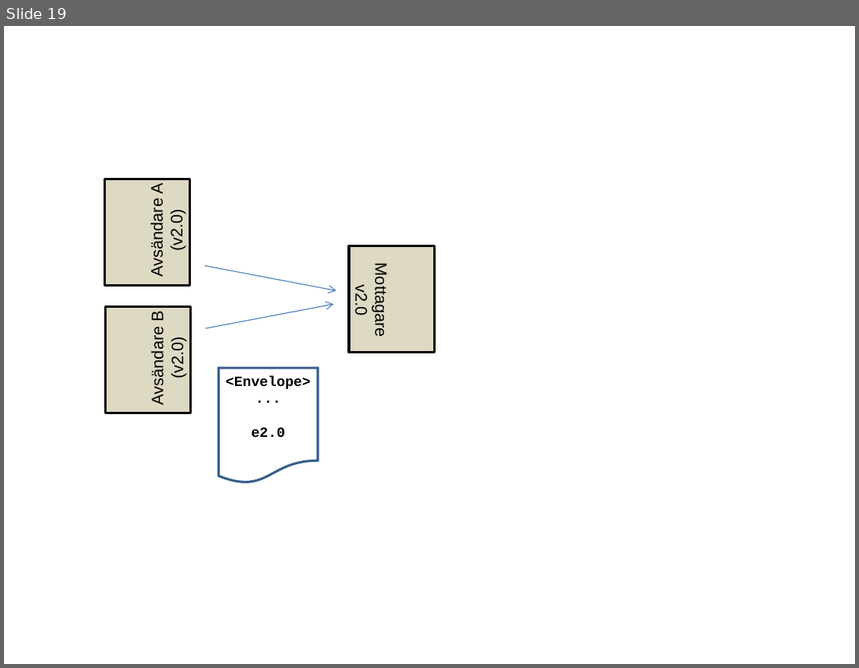
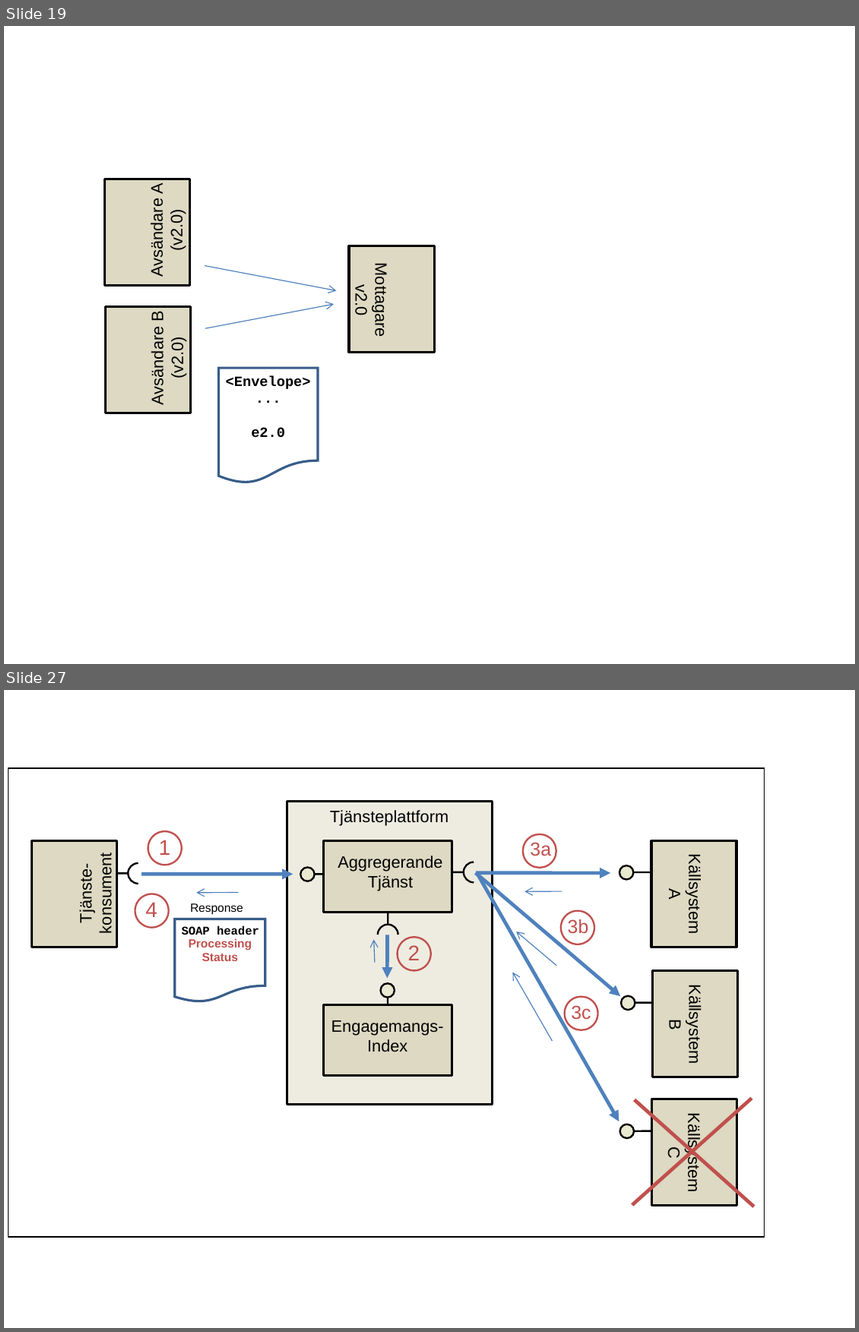
Before and after one commit to admstar/rivta, a slide deck: Profile/trunk/Documents/arbetsdokument/RIV-forvaltning, Illustrationer.ppt. Shown one above the other, each under a label of ours: slide 19 before the commit, slides 19 and 27 after it; the slides between them are not shown. The pictures are 859x668 and 859x1332 pixels, drawn with LibreOffice and Linux fonts; fonts in the diff are those of the drawing. Boxes give left, top, right and bottom in pixels: in the first picture for what was removed or moved away, otherwise in the second. Text is boxed around its words. In the diff, an @@ line names an element or a change of style, - is before the commit and + after.

```diff
--- a/Profile/trunk/Documents/arbetsdokument/RIV-forvaltning, Illustrationer.ppt
+++ b/Profile/trunk/Documents/arbetsdokument/RIV-forvaltning, Illustrationer.ppt
@@ slide 27 added at (x1=4, y1=690, x2=855, y2=1328), background #FFFFFF @@
@@ group added at (x1=9, y1=768, x2=765, y2=1237): 15 texts, 11 ellipses, 10 lines, 10 arrows, 8 rectangles, 6 freeform shapes, 1 flow chart document @@
+Tjänsteplattform
+Tjänste-
+konsument
+Aggregerande
+Tjänst
+Källsystem
+A
+Response
+SOAP header
+Processing
+Status
+Engagemangs-
+Index
+Källsystem
+B
+1
+2
+3a
+3b
+4
+Källsystem
+C
+3c
```
Also in this commit, not shown: 4 slides changed, 6 other slides added.
